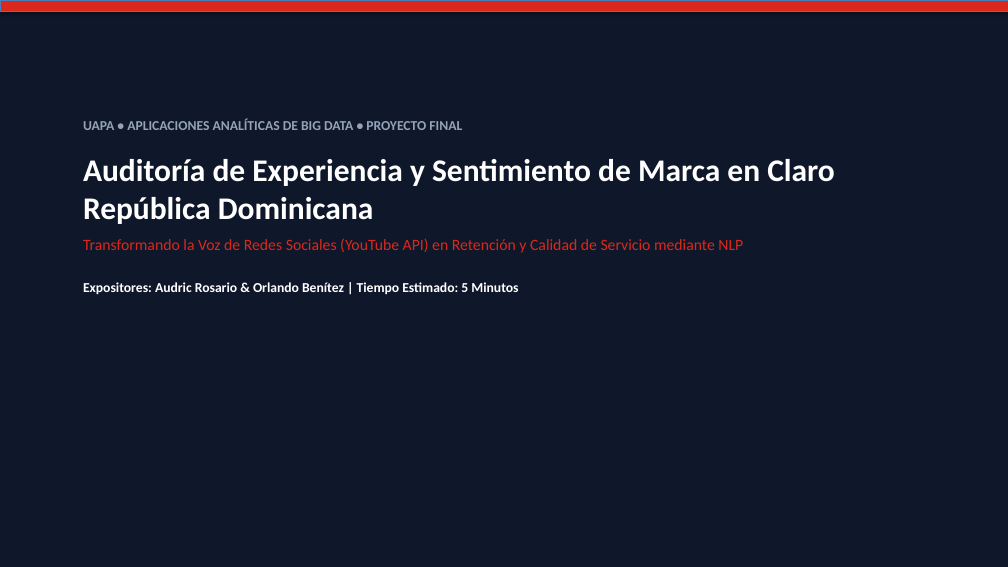
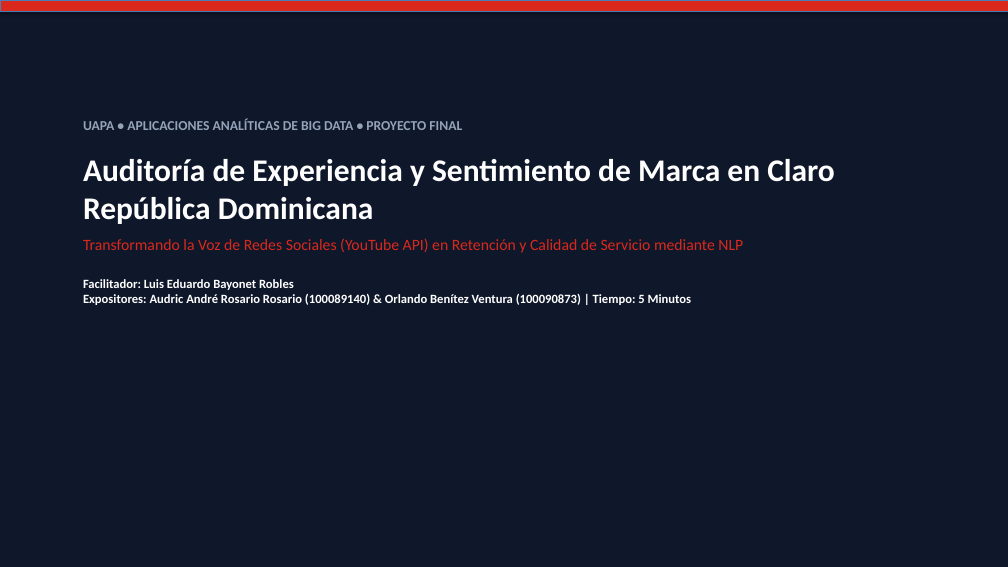
Before and after one commit to Audric1Rosario/analitica_big_data_proyecto_final, a slide deck: slide 1 of PRESENTACION_CLASE_5MIN.pptx. Drawn at 1008x567 pixels with LibreOffice and Linux fonts; fonts in the diff are those of the drawing. Boxes give left, top, right and bottom in pixels: in the first picture for what was removed or moved away, otherwise in the second. Text is boxed around its words. In the diff, an @@ line names an element or a change of style, - is before the commit and + after.

```diff
--- a/PRESENTACION_CLASE_5MIN.pptx
+++ b/PRESENTACION_CLASE_5MIN.pptx
@@ text at [83,279,692,305]: text changed; size 13 to 12 pt @@
-Expositores: Audric Rosario & Orlando Benítez | Tiempo Estimado: 5 Minutos
+Facilitador: Luis Eduardo Bayonet Robles
+Expositores: Audric André Rosario Rosario (100089140) & Orlando Benítez Ventura (100090873) | Tiempo: 5 Minutos
```
Also in this commit, not shown: 10 other files.
